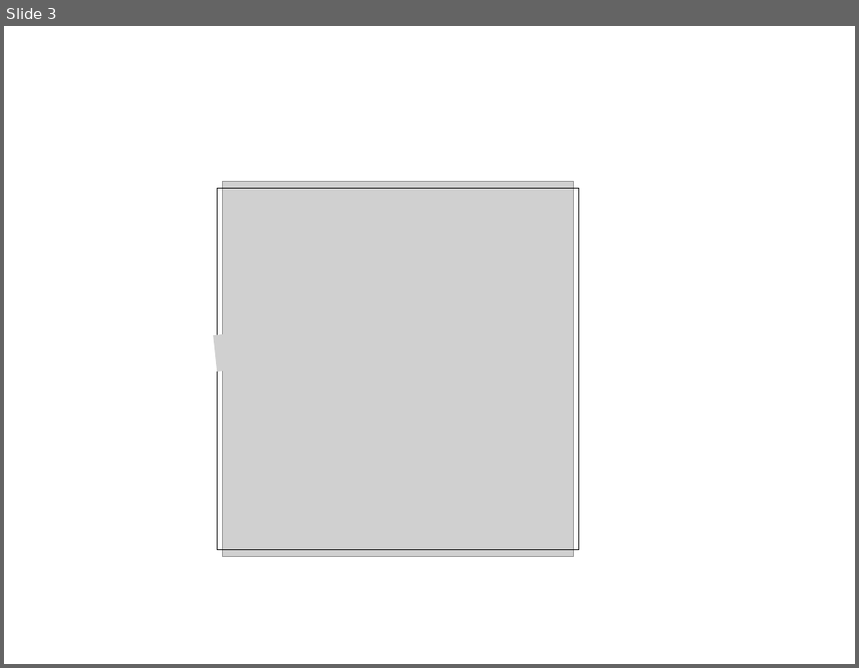
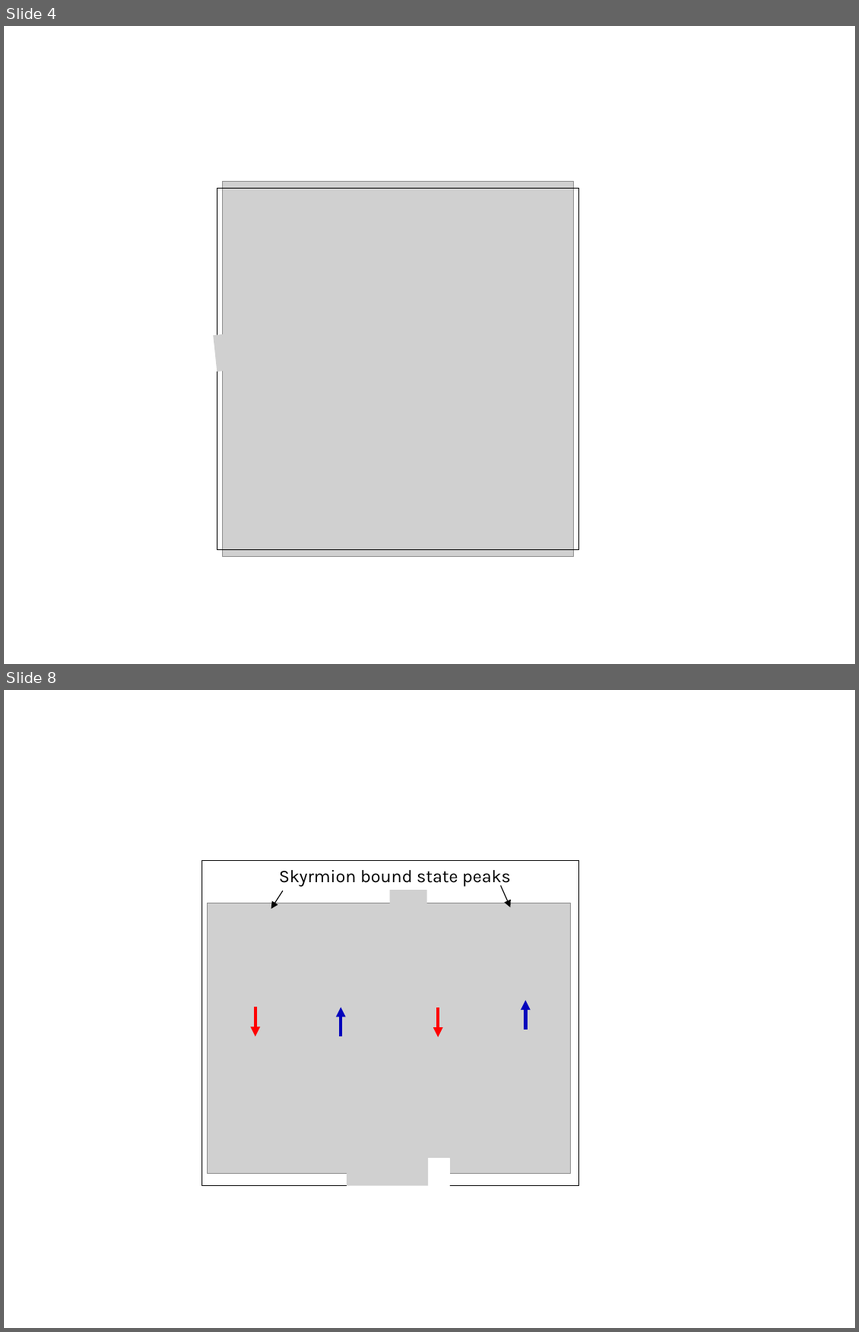
Before and after one commit to nakosai/skyrmion-ysr, a slide deck: Figures/Figures.pptx. Shown one above the other, each under a label of ours: slide 3 before the commit, slides 4 and 8 after it; the slides between them are not shown. The pictures are 859x668 and 859x1332 pixels, drawn with LibreOffice and Linux fonts; fonts in the diff are those of the drawing; grey boxes stand for pictures. Boxes give left, top, right and bottom in pixels: in the first picture for what was removed or moved away, otherwise in the second. Text is boxed around its words. In the diff, an @@ line names an element or a change of style, - is before the commit and + after.

```diff
--- a/Figures/Figures.pptx
+++ b/Figures/Figures.pptx
@@ slide 8 added at [4,690,855,1328], background #FFFFFF @@
@@ rectangle added at [202,861,579,1186], outline #000000 0.74 pt @@
@@ text added at [279,870,511,886], 15 pt, text #000000 @@
+Skyrmion bound state peaks
@@ arrow added from (283, 891) to (272, 909), #000000 0.75 pt @@
@@ picture added at [390,890,427,1091] @@
@@ arrow added from (501, 886) to (510, 907), #000000 0.75 pt @@
@@ picture added at [208,903,571,1173] @@
@@ arrow added from (255, 1007) to (255, 1037), #FF0000 2.75 pt @@
@@ arrow added from (341, 1037) to (341, 1008), #0404BC 2.75 pt @@
@@ arrow added from (438, 1008) to (438, 1037), #FF0000 2.75 pt @@
@@ arrow added from (526, 1030) to (526, 1001), #0404BC 2.75 pt @@
@@ rectangle added at [347,1159,449,1186], fill #FFFFFF, outline #FFFFFF 0.75 pt @@
@@ picture added at [347,1149,429,1186] @@
@@ what was slide 3 is now slide 4 @@
```
Also in this commit, not shown: 9 other slides added, 8 slides removed, 35 other files.
